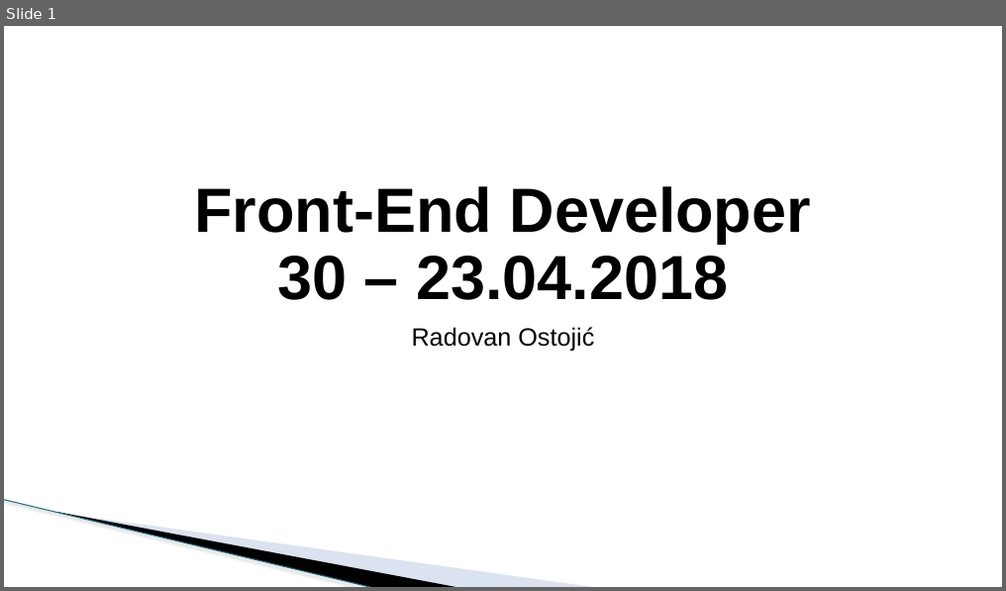
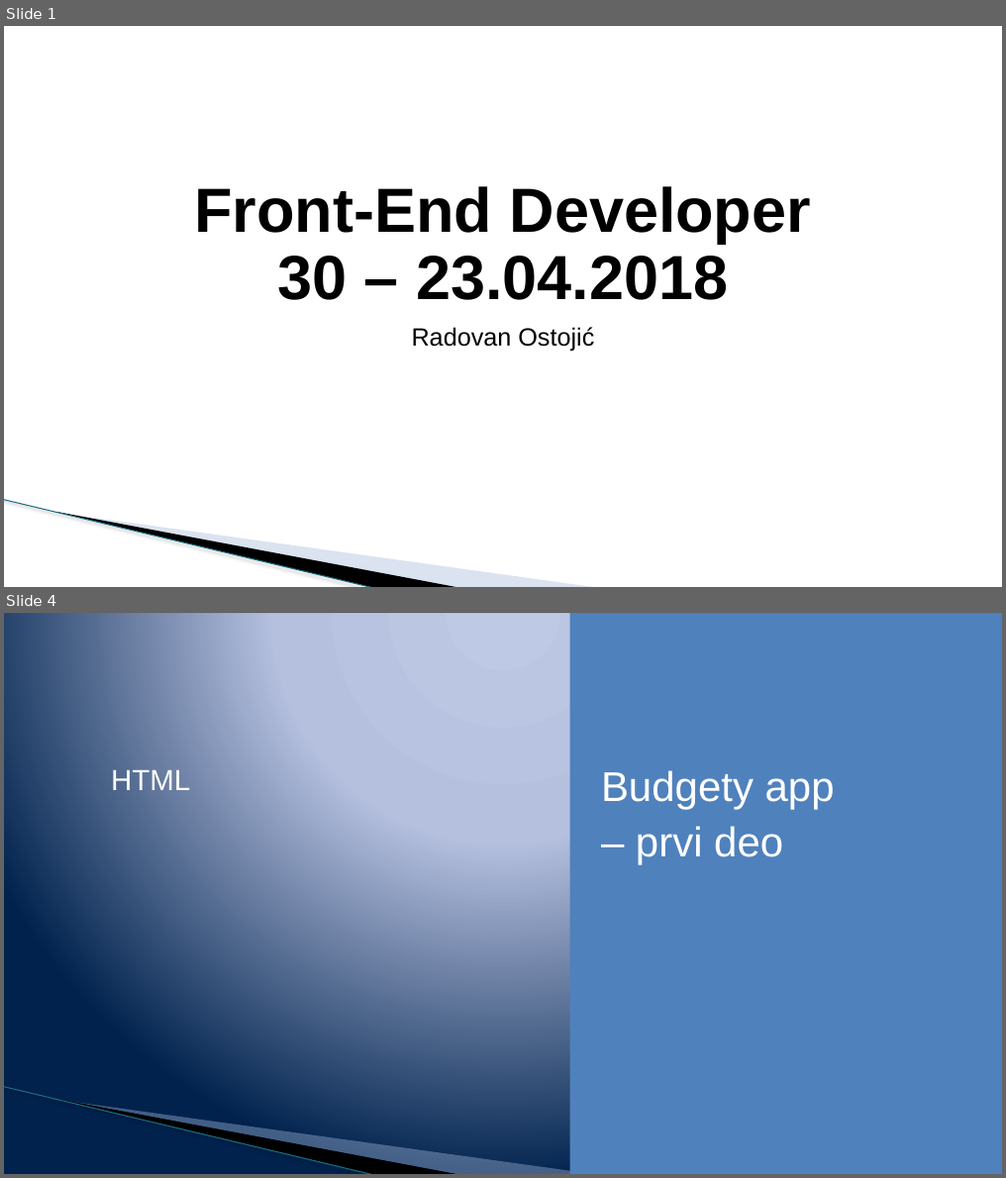
Before and after one commit to todalexcode/kurs-front-end, a slide deck: sesija-30/PPT/Front-End Developer-30.pptx. Shown one above the other, each under a label of ours: slide 1 before the commit, slides 1 and 4 after it; the slides between them are not shown. The pictures are 1006x591 and 1006x1178 pixels, drawn with LibreOffice and Linux fonts; fonts in the diff are those of the drawing; background and template pictures are left out. Boxes give left, top, right and bottom in pixels: in the first picture for what was removed or moved away, otherwise in the second. Text is boxed around its words. In the diff, an @@ line names an element or a change of style, - is before the commit and + after.

```diff
--- a/sesija-30/PPT/Front-End Developer-30.pptx
+++ b/sesija-30/PPT/Front-End Developer-30.pptx
@@ slide 4 added at (4,613,1002,1174), background gradient #BFC9E5 to #B5C0E0 to #00234D; not listed: 3 template elements that a slide beside it also shows @@
@@ rectangle added at (570,613,1002,1174), fill #4F81BD @@
@@ text added at (111,769,190,790), 28 pt, text #FFFFFF @@
+HTML
@@ text added at (601,770,835,864), 40 pt, text #FFFFFF @@
+Budgety app
+– prvi deo
```
Also in this commit, not shown: 2 slides changed, 7 other slides added, 1 slide removed, 8 other files.
